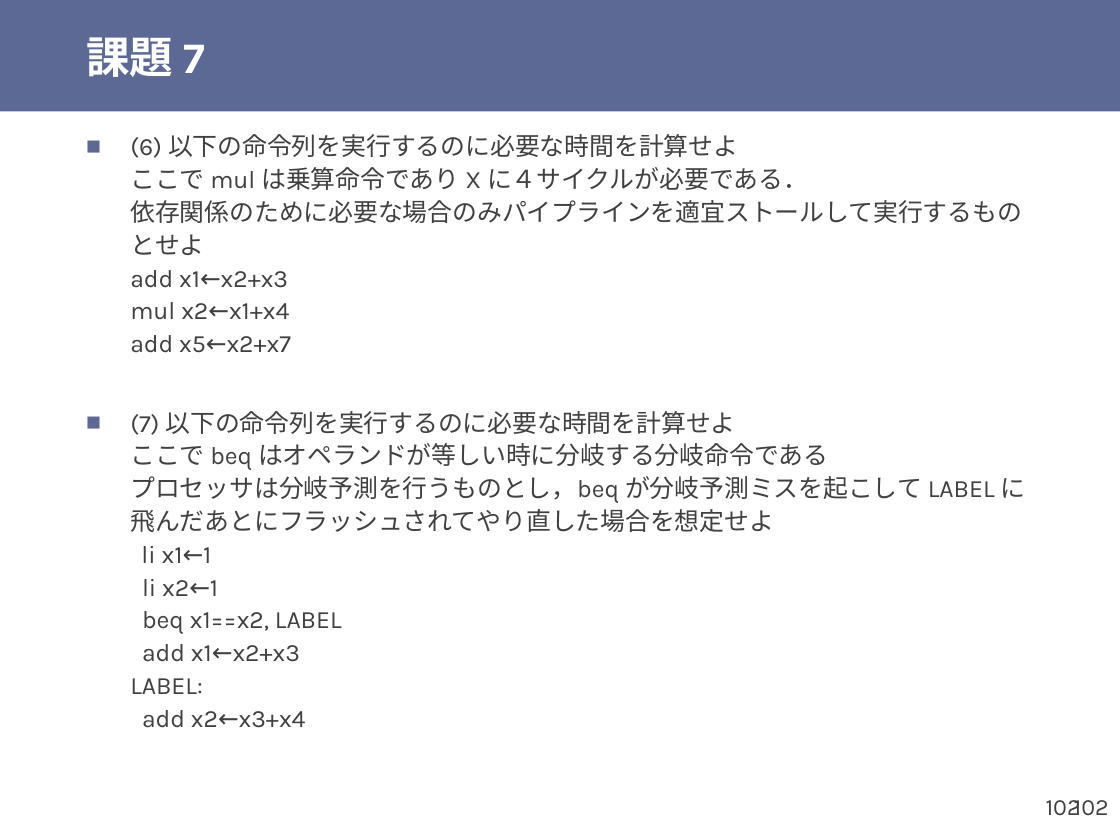
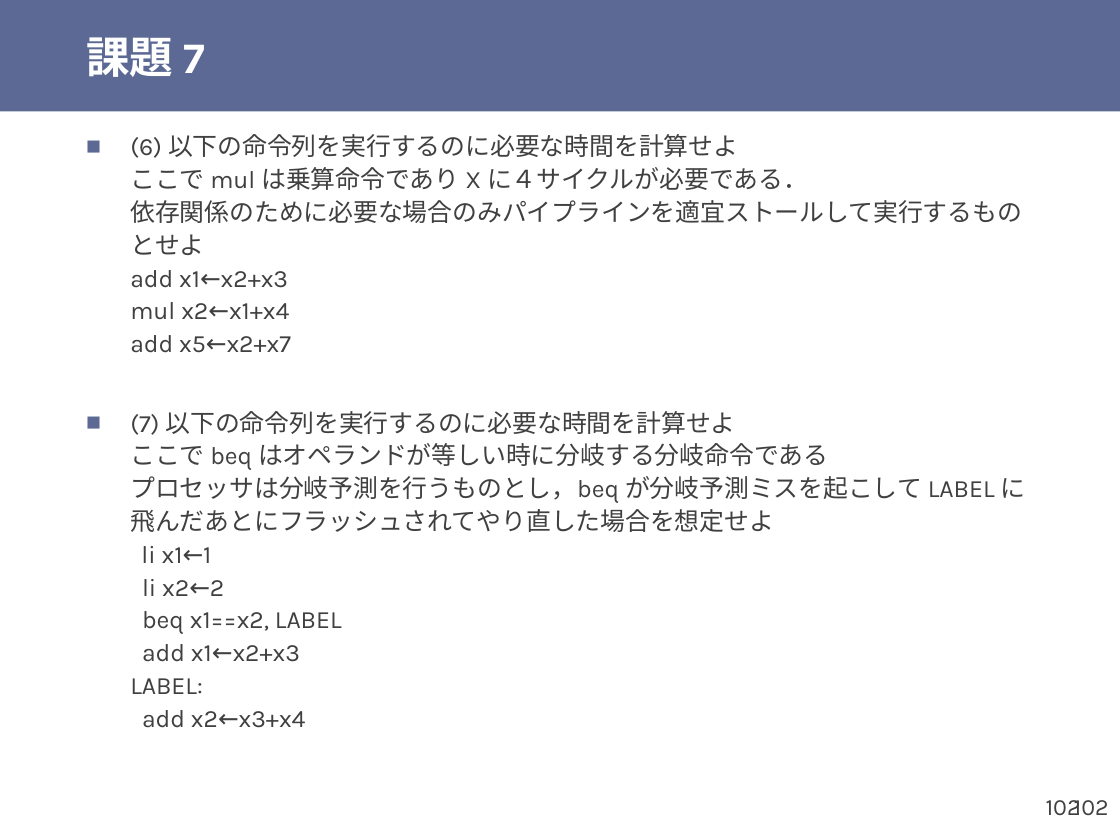
Before and after one commit to shioyadan/otya-computer-architecture-i, a slide deck: slide 102 of cai-shioya-07.pptx. Drawn at 1120x840 pixels with LibreOffice and Linux fonts; fonts in the diff are those of the drawing. Boxes give left, top, right and bottom in pixels: in the first picture for what was removed or moved away, otherwise in the second. Text is boxed around its words. In the diff, an @@ line names an element or a change of style, - is before the commit and + after.

```diff
--- a/cai-shioya-07.pptx
+++ b/cai-shioya-07.pptx
@@ text at [130,411,1026,728]: text changed @@
-■ (7) 以下の命令列を実行するのに必要な時間を計算せよ
-  ここで beq はオペランドが等しい時に分岐する分岐命令である
-  プロセッサは分岐予測を行うものとし，beq が分岐予測ミスを起こして LABEL に飛んだあとにフラッシュされてやり直した場合を想定せよ
-  li x1←1
-  li x2←1
-  beq x1==x2, LABEL
-  add x1←x2+x3
-  LABEL:
-  add x2←x3+x4
+■ (7) 以下の命令列を実行するのに必要な時間を計算せよ
+  ここで beq はオペランドが等しい時に分岐する分岐命令である
+  プロセッサは分岐予測を行うものとし，beq が分岐予測ミスを起こして LABEL に飛んだあとにフラッシュされてやり直した場合を想定せよ
+  li x1←1
+  li x2←2
+  beq x1==x2, LABEL
+  add x1←x2+x3
+  LABEL:
+  add x2←x3+x4
```
Also in this commit, not shown: 2 other slides changed, 7 other files.
